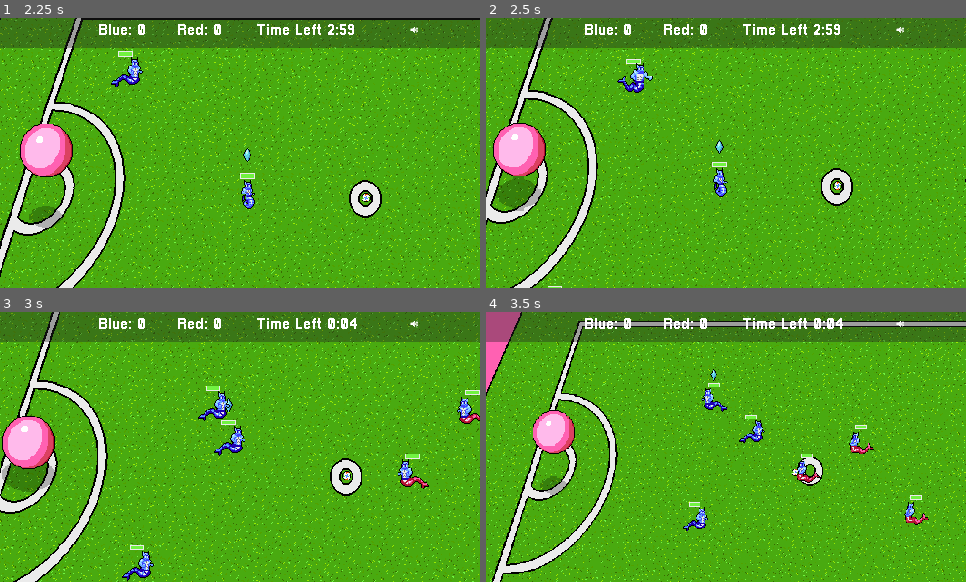
Above: before the commit, frames 1-4 (two rows, left to right).
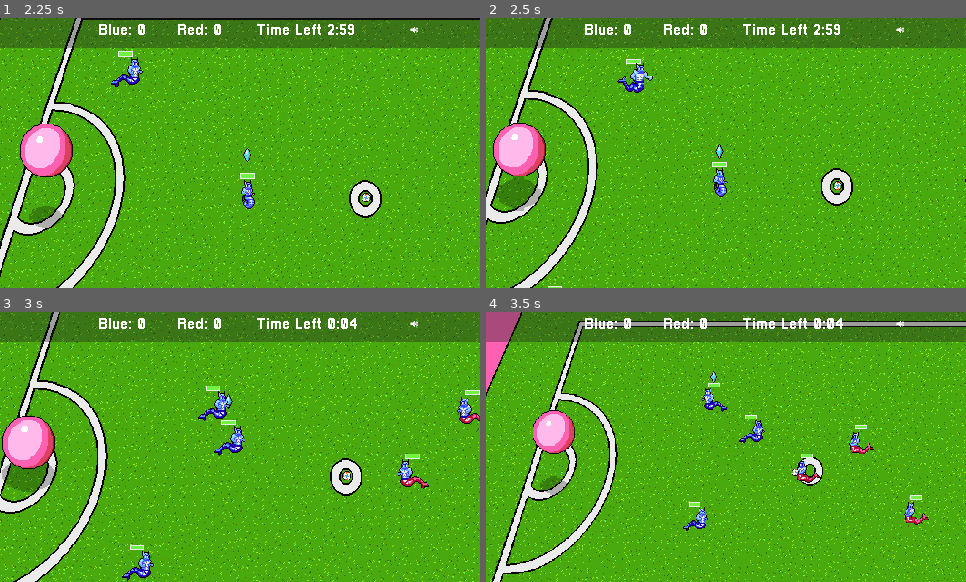
Above: after the commit, the same moments.

Repository: gamkedo-la/Elementaball
Game: Godot game, scene res://UI/StartMenu.tscn
Two runs of this game, one before a commit and one after it. Both use one fixed random seed, a clock stepped at 60 frames per second and the inputs below.
Inputs:
- Up to frame 1 (2.25 s): click "New Game" at 0.5 s; click "Next" at 1.25 s; click "Start" at 2 s
- Up to frame 2 (2.5 s): no input
- Up to frame 3 (3 s): hold Up (ui_up) from 2.78 s (still down); hold T (time_hack) from 2.78 s (still down)
- Up to frame 4 (3.5 s): keep holding Up (ui_up); keep holding T (time_hack)

Frame 1 is identical in both runs. In frame 2, less than 0.1% of the frame differs, in the area x 47-50%, y 45-53%; in frame 3, less than 0.1%; in frame 4, less than 0.1%.

Commit message:
Fixed out of bounds bugs

Diff:
--- a/Camera2D.gd
+++ b/Camera2D.gd
@@ -66,6 +66,8 @@
 	if not target in targets:
 		targets.append(target)
 
-func remove_target(target, _team):
+func remove_target(target, team):
 	if target in targets:
-		targets = [ball]
+		targets.erase(target)
+	if !ball in targets:
+		add_target(ball)
--- a/Field and Equipment/Ball.gd
+++ b/Field and Equipment/Ball.gd
@@ -201,7 +201,14 @@
 	outOfBounds = true
 	SceneController.emit_signal("outOfBounds")
 
+func in_bounds():
+	outOfBounds = false
+	for player in get_tree().get_nodes_in_group("all_players"):
+		player.outOfBounds = false
+	throwingIn = false
+
 func score_goal(goal):
+	throwingIn = false
 	SceneController.emit_signal("goalScored", goal)
 	out_of_bounds()
 
@@ -396,12 +403,8 @@
 
 func _on_Boundary_Line_body_entered(body):
 	if throwingIn and outOfBounds:
-		if body == self and playerInPossession == null:
-			outOfBounds = false
-			yield(get_tree().create_timer(1.0), "timeout")
-			for player in get_tree().get_nodes_in_group("all_players"):
-				player.outOfBounds = false
-			throwingIn = false
+		if body == self:
+			in_bounds()
 	elif body.is_in_group("all_players") and body.offField == true:
 		body.offField = false
 
--- a/Node2D.tscn
+++ b/Node2D.tscn
@@ -36,7 +36,6 @@
 [ext_resource path="res://MatchStatusAnims.gd" type="Script" id=34]
 [ext_resource path="res://Art/green_pitch.tres" type="Resource" id=35]
 [ext_resource path="res://Art/UI/KO.png" type="Texture" id=36]
-[ext_resource path="res://QuitButton.gd" type="Script" id=37]
 
 [sub_resource type="AnimationNodeStateMachinePlayback" id=1]
 
@@ -412,7 +411,7 @@
 
 [node name="AnimatedSprite" parent="Player/Health Bar" index="1"]
 visible = true
-frame = 2
+frame = 3
 
 [node name="AnimationTree" parent="Player" index="1"]
 parameters/playback = SubResource( 1 )
@@ -432,7 +431,7 @@
 starting_stats = ExtResource( 10 )
 
 [node name="AnimatedSprite" parent="Player2/Health Bar" index="1"]
-frame = 2
+frame = 3
 
 [node name="AnimationTree" parent="Player2" index="1"]
 parameters/playback = SubResource( 2 )
@@ -447,7 +446,7 @@
 starting_stats = ExtResource( 10 )
 
 [node name="AnimatedSprite" parent="Player3/Health Bar" index="1"]
-frame = 2
+frame = 3
 
 [node name="AnimationTree" parent="Player3" index="1"]
 parameters/playback = SubResource( 3 )
@@ -542,7 +541,7 @@
 [node name="AnimatedSprite" parent="Enemy/Health Bar" index="1"]
 position = Vector2( 7.8787, -8.25085 )
 animation = "default"
-frame = 2
+frame = 3
 
 [node name="AnimationTree" parent="Enemy" index="5"]
 parameters/playback = SubResource( 17 )
@@ -569,7 +568,7 @@
 
 [node name="AnimatedSprite" parent="Enemy3/Health Bar" index="1"]
 animation = "default"
-frame = 2
+frame = 3
 
 [node name="AnimationTree" parent="Enemy3" index="5"]
 parameters/playback = SubResource( 18 )
@@ -592,7 +591,7 @@
 
 [node name="AnimatedSprite" parent="Enemy2/Health Bar" index="1"]
 animation = "default"
-frame = 2
+frame = 3
 
 [node name="EnemyCollider" parent="Enemy2" index="3"]
 rotation = 1.52987
@@ -737,12 +736,6 @@
 
 [node name="FinalScore" parent="GUICanvasLayer/PlayerSelectMenu/EndGameMenuPopup/MarginContainer/SelectionMenuContainer/MarginContainer/HBoxContainer/VBoxContainer" index="1"]
 enemyGoal = NodePath("../../../../../../../../../Enemy Goal/Goal")
-
-[node name="QuitButton" type="Button" parent="GUICanvasLayer/PlayerSelectMenu/EndGameMenuPopup/MarginContainer/SelectionMenuContainer/MarginContainer/HBoxContainer/VBoxContainer" index="4"]
-margin_right = 10.0
-margin_bottom = 20.0
-text = "Quit"
-script = ExtResource( 37 )
 
 [node name="PauseMenu" type="Control" parent="GUICanvasLayer"]
 pause_mode = 2
@@ -907,7 +900,6 @@
 [connection signal="initializeMenu" from="GUICanvasLayer/PlayerSelectMenu/AbilityMenuPopup/MarginContainer/SelectionMen …(186 unchanged characters)…
 [connection signal="initializeMenu" from="GUICanvasLayer/PlayerSelectMenu/AbilityMenuPopup/MarginContainer/SelectionMen …(185 unchanged characters)…
 [connection signal="initializeMenu" from="GUICanvasLayer/PlayerSelectMenu/AbilityMenuPopup/MarginContainer/SelectionMen …(185 unchanged characters)…
-[connection signal="pressed" from="GUICanvasLayer/PlayerSelectMenu/EndGameMenuPopup/MarginContainer/SelectionMenuContainer/MarginContainer/HBoxContainer/VBoxContainer/QuitButton" to="GUICanvasLayer/PlayerSelectMenu/EndGameMenuPopup/MarginContainer/SelectionMenuContainer/MarginContainer/HBoxContainer/VBoxContainer/QuitButton" method="_on_QuitButton_pressed"]
 [connection signal="pressed" from="GUICanvasLayer/PauseMenu/PauseContainer/Resume" to="GUICanvasLayer/PauseMenu" method="_on_Resume_pressed"]
 [connection signal="pressed" from="GUICanvasLayer/PauseMenu/PauseContainer/Quit" to="GUICanvasLayer/PauseMenu" method="_on_Quit_pressed"]
 
--- a/UI/Player Select Menu/PlayerSelectMenu.tscn
+++ b/UI/Player Select Menu/PlayerSelectMenu.tscn
@@ -21,6 +21,7 @@
 [ext_resource path="res://UI/Player Select Menu/AbilityMenu1.gd" type="Script" id=19]
 [ext_resource path="res://Art/UI/UI_theme.tres" type="Theme" id=20]
 [ext_resource path="res://Art/green_pitch.tres" type="Resource" id=21]
+[ext_resource path="res://QuitButton.gd" type="Script" id=22]
 
 [sub_resource type="Theme" id=1]
 
@@ -547,6 +548,7 @@
 script = ExtResource( 19 )
 
 [node name="EndGameMenuPopup" type="PopupPanel" parent="."]
+visible = true
 anchor_right = 1.0
 anchor_bottom = 1.0
 script = ExtResource( 16 )
@@ -574,20 +576,20 @@
 }
 
 [node name="MarginContainer" type="MarginContainer" parent="EndGameMenuPopup/MarginContainer/SelectionMenuContainer"]
-margin_right = 597.0
-margin_bottom = 137.0
+margin_right = 246.0
+margin_bottom = 179.0
 custom_constants/margin_top = 51
 
 [node name="HBoxContainer" type="HBoxContainer" parent="EndGameMenuPopup/MarginContainer/SelectionMenuContainer/MarginContainer"]
 margin_top = 51.0
-margin_right = 597.0
-margin_bottom = 143.0
+margin_right = 246.0
+margin_bottom = 179.0
 alignment = 1
 
 [node name="VBoxContainer" type="VBoxContainer" parent="EndGameMenuPopup/MarginContainer/SelectionMenuContainer/MarginContainer/HBoxContainer"]
-margin_left = 227.0
-margin_right = 370.0
-margin_bottom = 86.0
+margin_left = 51.0
+margin_right = 194.0
+margin_bottom = 128.0
 custom_constants/separation = 16
 alignment = 1
 
@@ -624,12 +626,20 @@
 
 [node name="RestartButton" type="Button" parent="EndGameMenuPopup/MarginContainer/SelectionMenuContainer/MarginContainer/HBoxContainer/VBoxContainer"]
 margin_top = 72.0
-margin_right = 69.0
-margin_bottom = 86.0
+margin_right = 67.0
+margin_bottom = 92.0
 size_flags_horizontal = 0
 custom_fonts/font = ExtResource( 8 )
 text = "Play Again"
 script = ExtResource( 15 )
+
+[node name="QuitButton" type="Button" parent="EndGameMenuPopup/MarginContainer/SelectionMenuContainer/MarginContainer/HBoxContainer/VBoxContainer"]
+margin_top = 108.0
+margin_right = 33.0
+margin_bottom = 128.0
+size_flags_horizontal = 0
+text = "Quit"
+script = ExtResource( 22 )
 
 [connection signal="centerSpriteChange" from="." to="AbilityMenuPopup/MarginContainer/SelectionMenuContainer/HBoxContainer/PlayersContainer/CenterField/CenterFieldSprite" method="_on_PlayerSelectMenu_centerSpriteChange"]
 [connection signal="focus_entered" from="." to="." method="_on_PlayerSelectMenu_focus_entered"]
@@ -642,6 +652,7 @@
 [connection signal="change" from="SelectionMenuPopup/SelectionMenuContainer/PlayersContainer/VBoxContainer/RightField/RightFieldSelect" to="." method="_on_RightFieldSelect_change"]
 [connection signal="pressed" from="AbilityMenuPopup/MarginContainer/SelectionMenuContainer/Top Margin/HBoxContainer/StartButton" to="." method="_on_StartButton_pressed"]
 [connection signal="pressed" from="EndGameMenuPopup/MarginContainer/SelectionMenuContainer/MarginContainer/HBoxContaine …(185 unchanged characters)…
+[connection signal="pressed" from="EndGameMenuPopup/MarginContainer/SelectionMenuContainer/MarginContainer/HBoxContainer/VBoxContainer/QuitButton" to="EndGameMenuPopup/MarginContainer/SelectionMenuContainer/MarginContainer/HBoxContainer/VBoxContainer/QuitButton" method="_on_QuitButton_pressed"]
 
 [editable path="SelectionMenuPopup/SelectionMenuContainer/PlayersContainer/VBoxContainer/LeftField/LeftFieldSelect"]
 [editable path="SelectionMenuPopup/SelectionMenuContainer/PlayersContainer/VBoxContainer/RightField/RightFieldSelect"]
Not shown: 1 places in Node2D.tscn that only renumber resources
Not shown: 1 places in UI/Player Select Menu/PlayerSelectMenu.tscn that only renumber resources
